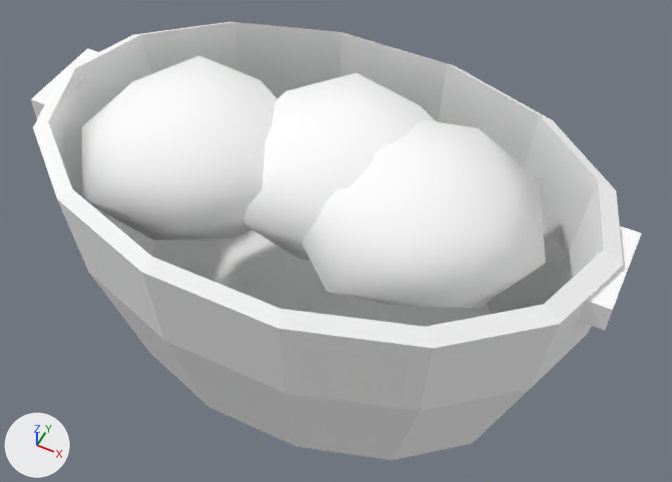
The glTF model games/yorimichi/assets/belmonte/meshes/SM_BM_BP_LaundryBasket.glb: old version first, new version second.
Before and after are seen from a 50 mm camera at (0.322, -0.597, 0.905) aimed at (0.022, 0.003, 0.154). Lighting does not change. The marker at lower left points along +X, +Y and +Z. The first picture is the older version. Vertices at exactly the same position are counted once.

The first picture shows 'SM_BM_BP_LaundryBasket'.
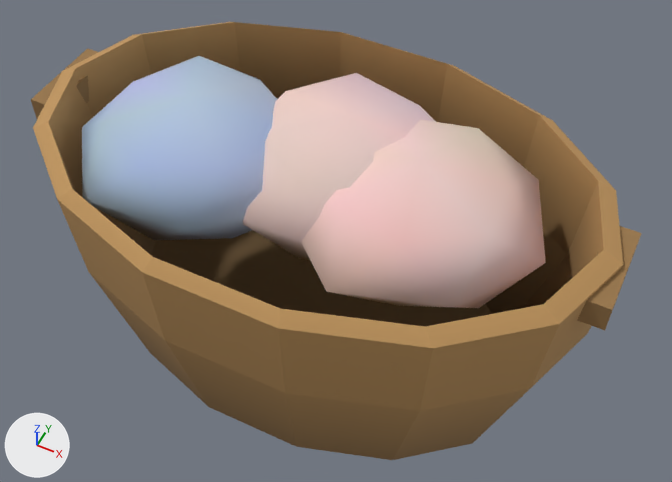
Location of each change, (x1, y1, x2, y2) in pixels of the pictures (672 x 482 px):
part 1 of me_sm_bp_laundrybasket, recoloured (white to brown): (31, 22, 641, 460) in both
part 2 of me_sm_bp_laundrybasket, recoloured (white to orange): (33, 22, 639, 411) in both
part 3 of me_sm_bp_laundrybasket, recoloured (white to blue): (82, 56, 277, 240) in both
part 4 of me_sm_bp_laundrybasket, recoloured: (243, 73, 546, 308) in both

What the commit changed:
me_sm_bp_laundrybasket has 170 vertices, 304 faces and spans x -0.315..0.315, y -0.199..0.199, z 0.0..0.32.
me_sm_bp_laundrybasket is used by ob_sm_bm_bp_laundrybasket; location (0.0, 0.0, 0.0).
me_sm_bp_laundrybasket part 1: 118 faces centred in x -0.305..0.305, y -0.184..0.184, z 0.03..0.265 are repainted in the vertex colours; the middle colour goes from white #ffffff to brown #8f6f46.
me_sm_bp_laundrybasket part 2: 60 faces centred in x -0.315..0.315, y -0.197..0.197, z 0.197..0.277 are repainted in the vertex colours; the middle colour goes from white #ffffff to orange #bc925b.
me_sm_bp_laundrybasket part 3: 42 faces centred in x -0.232..-0.018, y -0.125..0.071, z 0.191..0.307 are repainted in the vertex colours; the middle colour goes from white #ffffff to blue #b0c2df.
me_sm_bp_laundrybasket part 4: 84 faces centred in x -0.074..0.214, y -0.104..0.116, z 0.191..0.308 are repainted in the vertex colours; the middle colour goes from white #ffffff to pink #edccc7.
